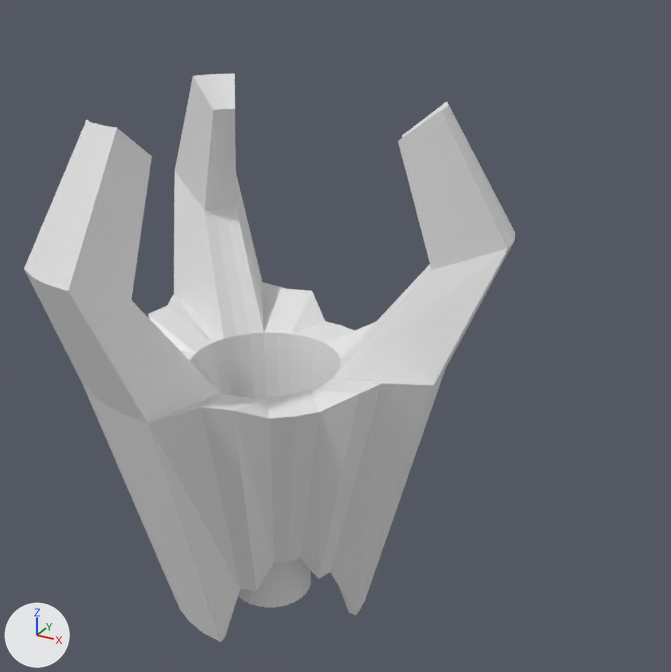
The Blender file Models/Tri Staff/tri-staff.blend: old version first, new version second.
Camera for both pictures: a 50 mm lens placed at (3.48, -5.24, 5.01), pointed at (-0.19, 1.43, 1.68). The lights are fixed; the arrows at lower left show +X, +Y and +Z.
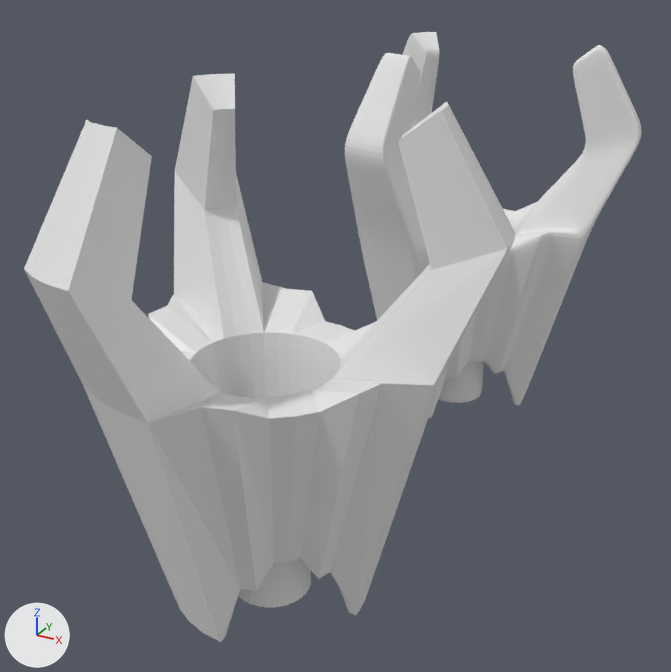
Commit message: Added Tri Staff end.

Location of each change, [x1, y1, x2, y2] in pixels of the pictures (671 x 672 px):
'Cylinder.001', added: after [345, 32, 641, 419]

Patch to the scene script:
```diff
--- a/Models/Tri Staff/tri-staff.blend.py
+++ b/Models/Tri Staff/tri-staff.blend.py
@@ mat_material @@
+mat_material = diffuse_material('Material')
+mat_material.base_color = (0.8, 0.8, 0.8)  # white #e7e7e7
@@ me_cylinder_001 @@
+me_cylinder_001.from_pydata(...)  # 5473 vertices, 6499 faces; spans x -1.67..2.02, y -1.96..1.5, z -1.15..3.48
+me_cylinder_001.materials.append(mat_material)  # white #e7e7e7
@@ ob_cylinder_001 @@
+ob_cylinder_001 = bpy.data.objects.new('Cylinder.001', me_cylinder_001)
+ob_cylinder_001.location = (0.0, 3.98, 1.02)
+ob_cylinder_001.scale = (0.85, 0.85, 0.85)
+_m = ob_cylinder_001.modifiers.new('Subsurf', 'SUBSURF')
+_m.levels = 4
```
